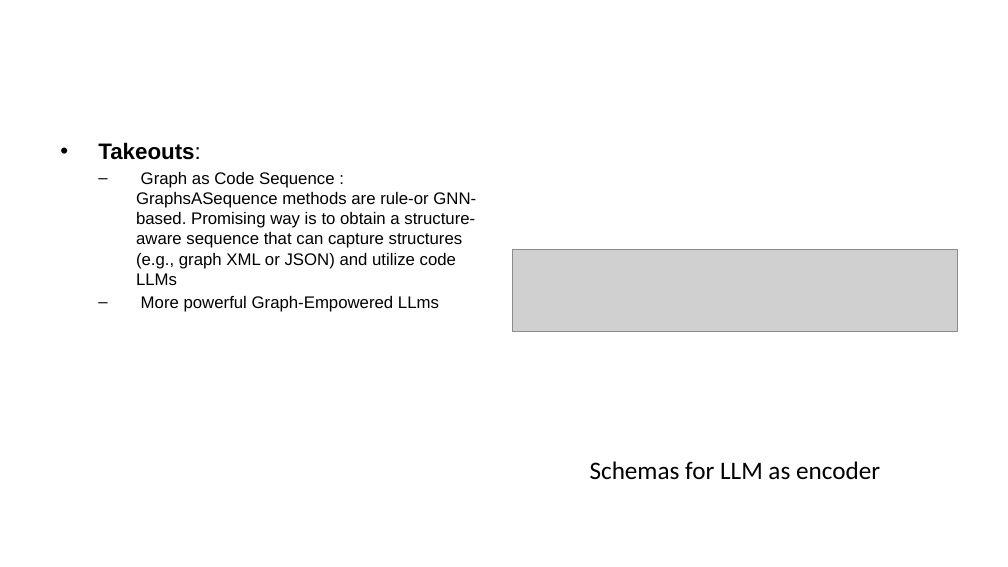
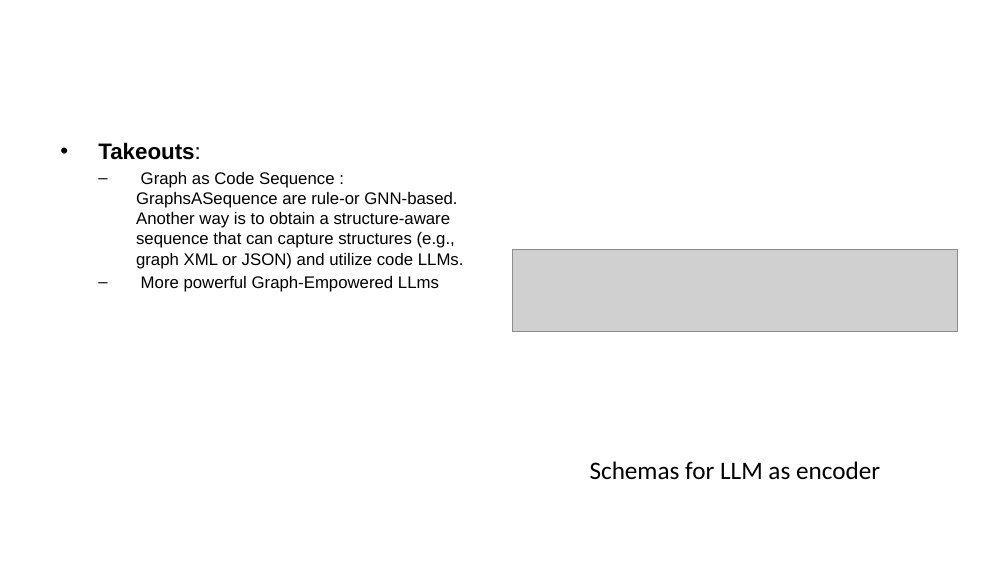
Before and after one commit to ManuelePasini/slides-markdown, a slide deck: slide 7 of graph_llm.pptx. Drawn at 1008x567 pixels with LibreOffice and Linux fonts; fonts in the diff are those of the drawing; grey boxes stand for pictures. Boxes give left, top, right and bottom in pixels: in the first picture for what was removed or moved away, otherwise in the second. Text is boxed around its words. In the diff, an @@ line names an element or a change of style, - is before the commit and + after.

```diff
--- a/graph_llm.pptx
+++ b/graph_llm.pptx
@@ text at (136, 172, 464, 269): text changed @@
-  – Graph as Code Sequence : GraphsASequence methods are rule-or GNN-based. Promising way is to obtain a structure-aware sequence that can capture structures (e.g., graph XML or JSON) and utilize code LLMs
+  – Graph as Code Sequence : GraphsASequence are rule-or GNN-based. Another way is to obtain a structure-aware sequence that can capture structures (e.g., graph XML or JSON) and utilize code LLMs.
```
Also in this commit, not shown: 1 other slide changed, 2 slides added, 5 other files.
